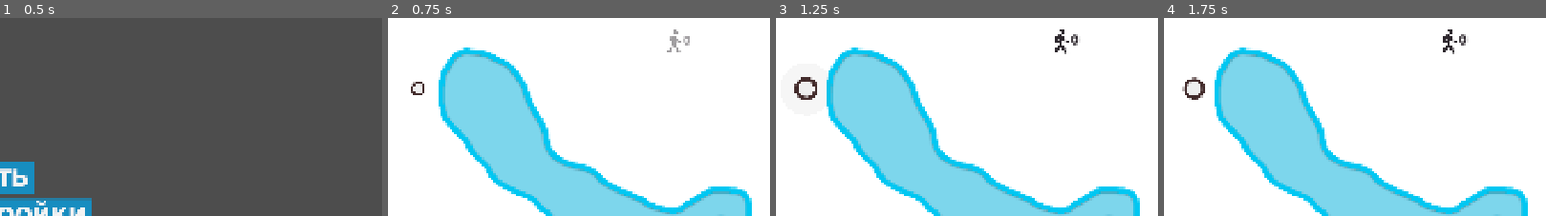
Above: before the commit, frames 1-4 (left to right).
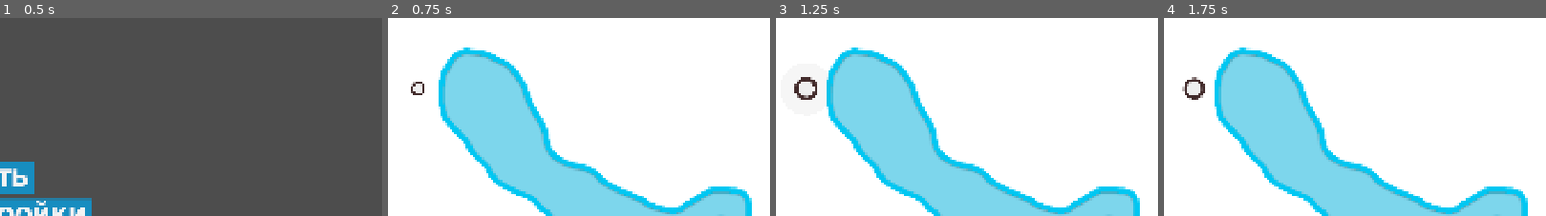
Above: after the commit, the same moments.

Repository: top-it-090304/Holding-Pattern
Game: Godot game, scene res://scene/StartMenu.tscn
The game is run twice, just before and just after one commit, with the same random seed, the same clock (stepped at 60 frames per second) and the same inputs.
Inputs (mouse positions are % of the whole screen's width and height, from its top left):
- Up to frame 1 (0.5 s): no input
- Up to frame 2 (0.75 s): click (46, 40) at 0.5 s
- Up to frame 3 (1.25 s): no input
- Up to frame 4 (1.75 s): click (45, 94) at 1.25 s
The pictures show only the part of the screen within x 50-100%, y 0-50%; the shares and areas given below are measured in that part.

Frame 1 is identical in both runs. In frame 2, 0.2% of the frame differs, in the area x 73-79%, y 5-18%; in frame 3, 0.3%, in the area x 73-80%, y 5-19%; in frame 4, 0.3%.

Commit message:
refactor: max passengers

Diff:
--- a/scene/Main.tscn
+++ b/scene/Main.tscn
@@ -165,15 +165,15 @@
 
 [node name="Score" type="RichTextLabel" parent="UI/ScorePack" unique_id=477554173]
 layout_mode = 0
-offset_left = 46.0
-offset_top = 29.0
-offset_right = 160.0
-offset_bottom = 75.0
+offset_left = 47.0
+offset_top = 32.0
+offset_right = 161.0
+offset_bottom = 78.0
 theme_override_colors/default_color = Color(0.18039216, 0.15686275, 0.18039216, 1)
 theme_override_colors/font_outline_color = Color(0, 0, 0, 1)
-theme_override_font_sizes/bold_font_size = 32
+theme_override_font_sizes/normal_font_size = 27
 bbcode_enabled = true
-text = "[b]0[/b]"
+text = "0"
 
 [node name="AirportSpawn" type="Node2D" parent="." unique_id=2036406742]
 
--- a/scripts/Airport.gd
+++ b/scripts/Airport.gd
@@ -13,7 +13,7 @@
 var passengers: Array = []
 var new_passenger_scale: float = 1.0
 
-var max_passengers: int = 7
+
 var max_time: float = 45.0
 var current_time: float = 0.0
 var is_failed: bool = false
@@ -132,7 +132,7 @@
 
 func _process(delta):
 	if is_failed: return
-	if passengers.size() >= max_passengers:
+	if passengers.size() >= GameData.max_passengers:
 		current_time += delta
 		queue_redraw()
 
--- a/scripts/GameData.gd
+++ b/scripts/GameData.gd
@@ -1,6 +1,7 @@
 extends Node
 
 var start_planes: int = 4
+var max_passengers: int = 7
 
 enum ShapeType { CIRCLE, SQUARE, TRIANGLE }
 
--- a/scripts/Main.gd
+++ b/scripts/Main.gd
@@ -34,6 +34,7 @@
 
 func _ready():
 	score_pack.modulate.a = 0
+	score_pack.visible = false
 	score_pack.scale = Vector2(0.5, 0.5)
 	pred_line = Line2D.new()
 	pred_line.width = 6.0
@@ -95,6 +96,17 @@
 func _on_passengers_delivery():
 	passengers_delivery += 1
 	score_label.text = str(passengers_delivery)
+	if passengers_delivery == 1:
+		_show_score()
+
+func _show_score():
+	score_pack.visible = true
+	var tween = create_tween().set_trans(Tween.TRANS_CUBIC).set_ease(Tween.EASE_OUT)
+	tween.set_parallel(true)
+
+	tween.tween_property(score_pack, "modulate:a", 1.0, 0.5)
+	tween.tween_property(score_pack, "scale", Vector2(1.0,1.0), 0.2).from(Vector2(0.8, 0.8))
+
 
 func _on_phase_timer_timeout():
 	unlock_next_phase()
